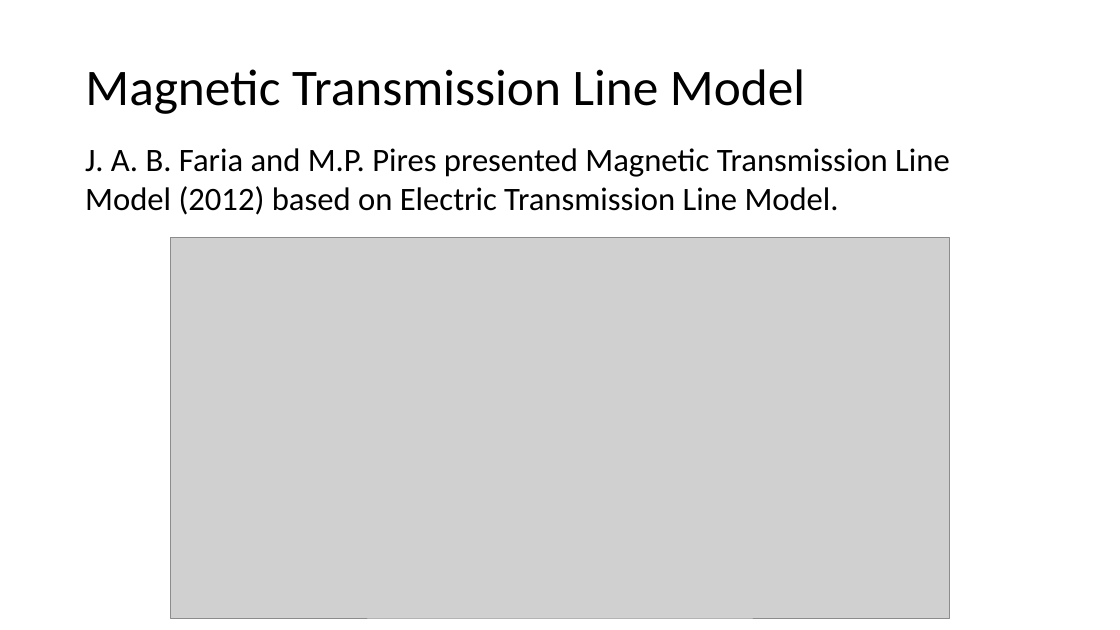
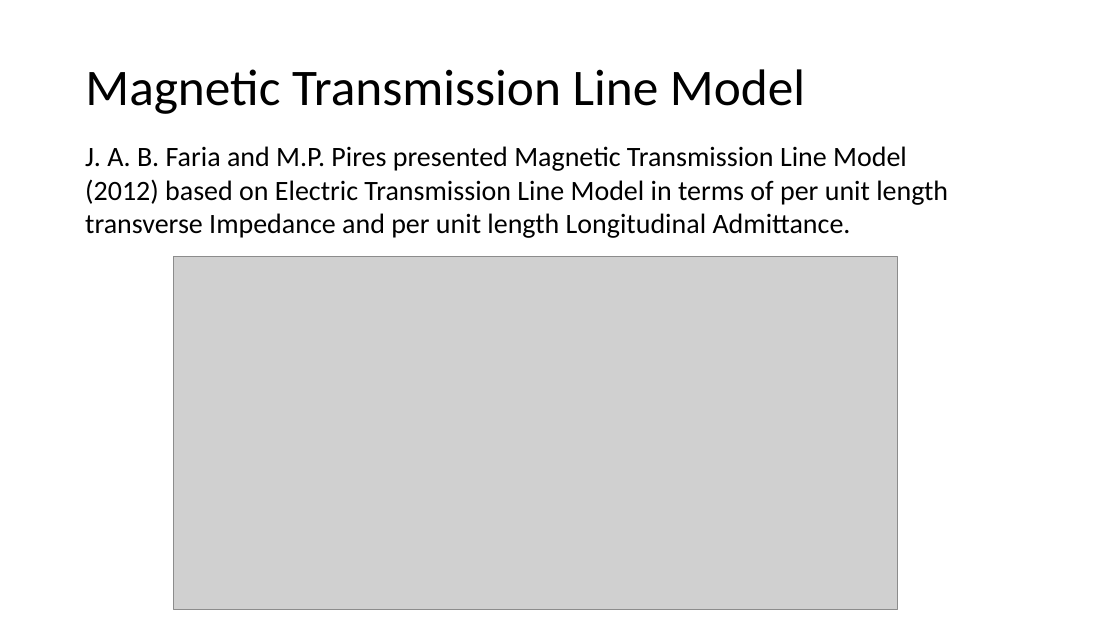
Before and after one commit to MuhammadShamaas1997/Electrical-Engineering, a slide deck: slide 17 of Thesis/Magnetic Transmission Lines/Thesis Proposal.pptx (slide 16 before the commit). Drawn at 1120x630 pixels with LibreOffice and Linux fonts; fonts in the diff are those of the drawing; grey boxes stand for pictures. Boxes give left, top, right and bottom in pixels: in the first picture for what was removed or moved away, otherwise in the second. Text is boxed around its words. In the diff, an @@ line names an element or a change of style, - is before the commit and + after.

```diff
--- a/Thesis/Magnetic Transmission Lines/Thesis Proposal.pptx
+++ b/Thesis/Magnetic Transmission Lines/Thesis Proposal.pptx
@@ text at [85, 146, 948, 238]: text changed; size 28 to 24 pt @@
-J. A. B. Faria and M.P. Pires presented Magnetic Transmission Line Model (2012) based on Electric Transmission Line Model.
+J. A. B. Faria and M.P. Pires presented Magnetic Transmission Line Model (2012) based on Electric Transmission Line Model in terms of per unit length transverse Impedance and per unit length Longitudinal Admittance.
@@ picture: place and size @@
-picture at [171, 238, 950, 618]
+picture at [174, 256, 897, 609]
```
Also in this commit, not shown: 21 other slides changed, 4 slides added, 2 slides removed.
